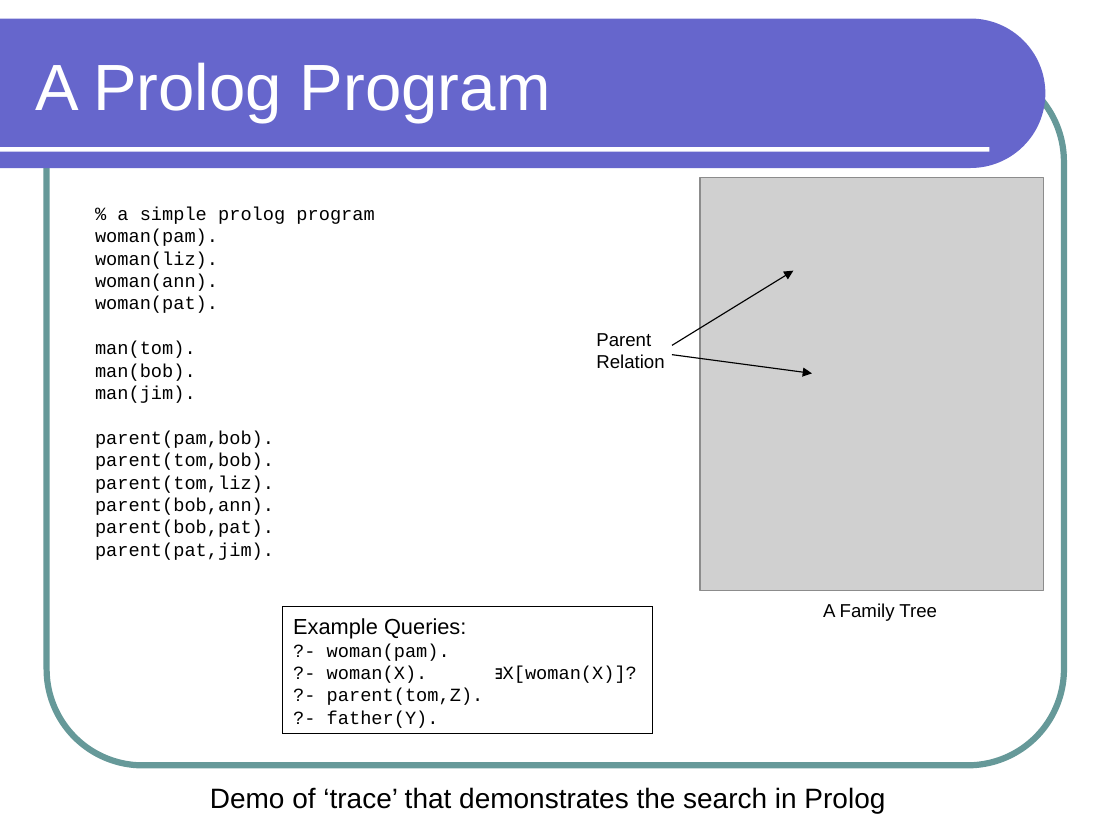
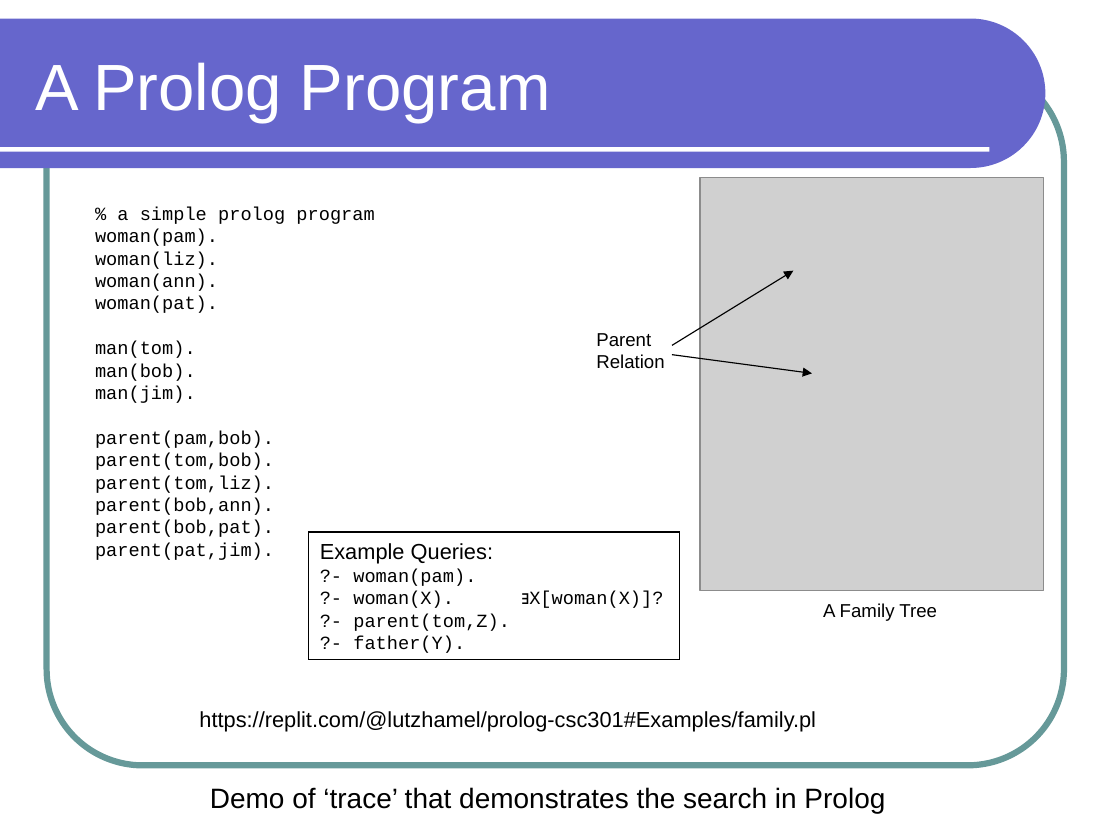
Before and after one commit to lutzhamel/CSC301, a slide deck: slide 13 of notes/csc301-ln020.ppt. Drawn at 1120x840 pixels with LibreOffice and Linux fonts; fonts in the diff are those of the drawing; grey boxes stand for pictures. Boxes give left, top, right and bottom in pixels: in the first picture for what was removed or moved away, otherwise in the second. Text is boxed around its words. In the diff, an @@ line names an element or a change of style, - is before the commit and + after.

```diff
--- a/notes/csc301-ln020.ppt
+++ b/notes/csc301-ln020.ppt
@@ rectangle "Example Queries:": place and size @@
-rectangle "Example Queries:" at (282,607,653,735)
+rectangle "Example Queries:" at (309,532,680,660)
@@ text added at (199,711,816,732), 14 pt, text #000000 @@
+https://replit.com/@lutzhamel/prolog-csc301#Examples/family.pl
```
Also in this commit, not shown: 5 other slides changed, 1 slide added, 1 other file.
